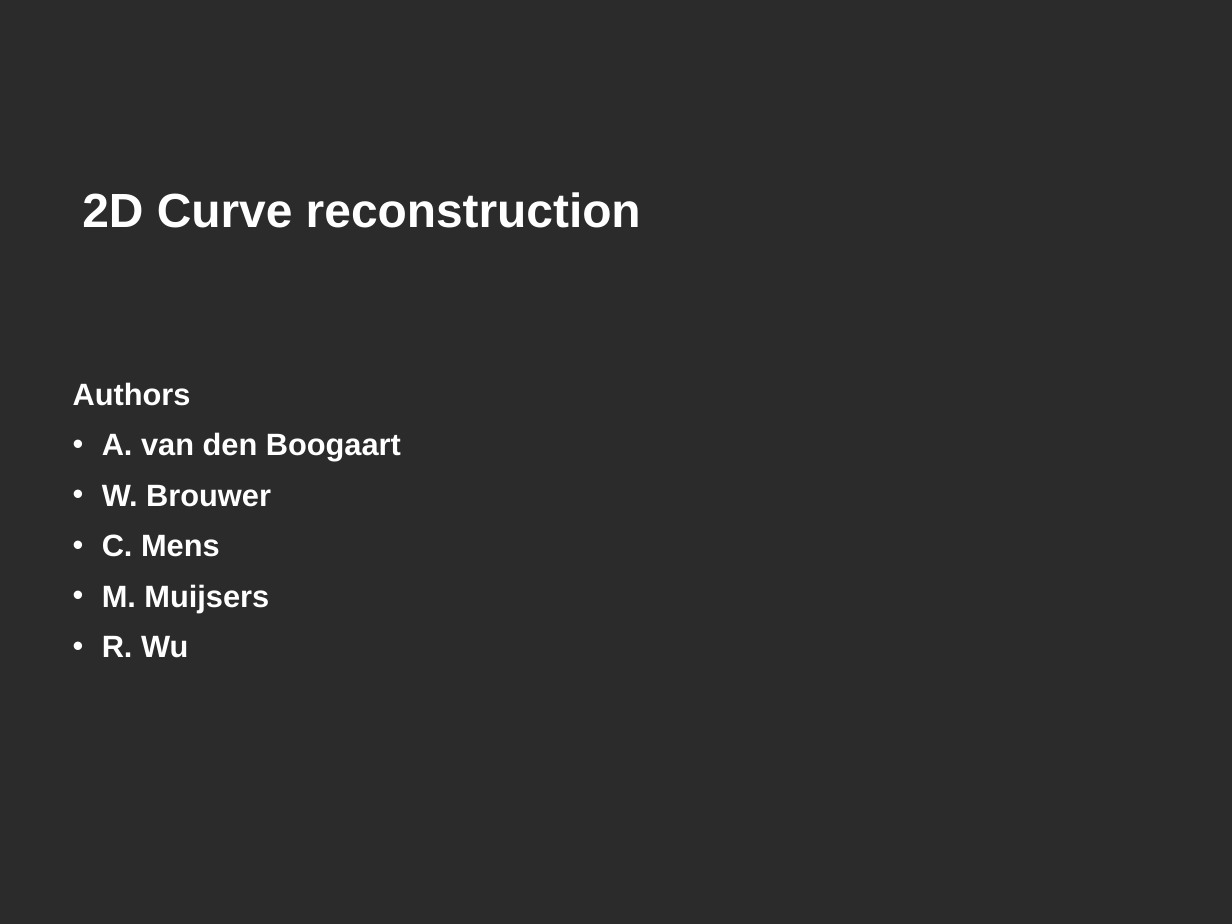
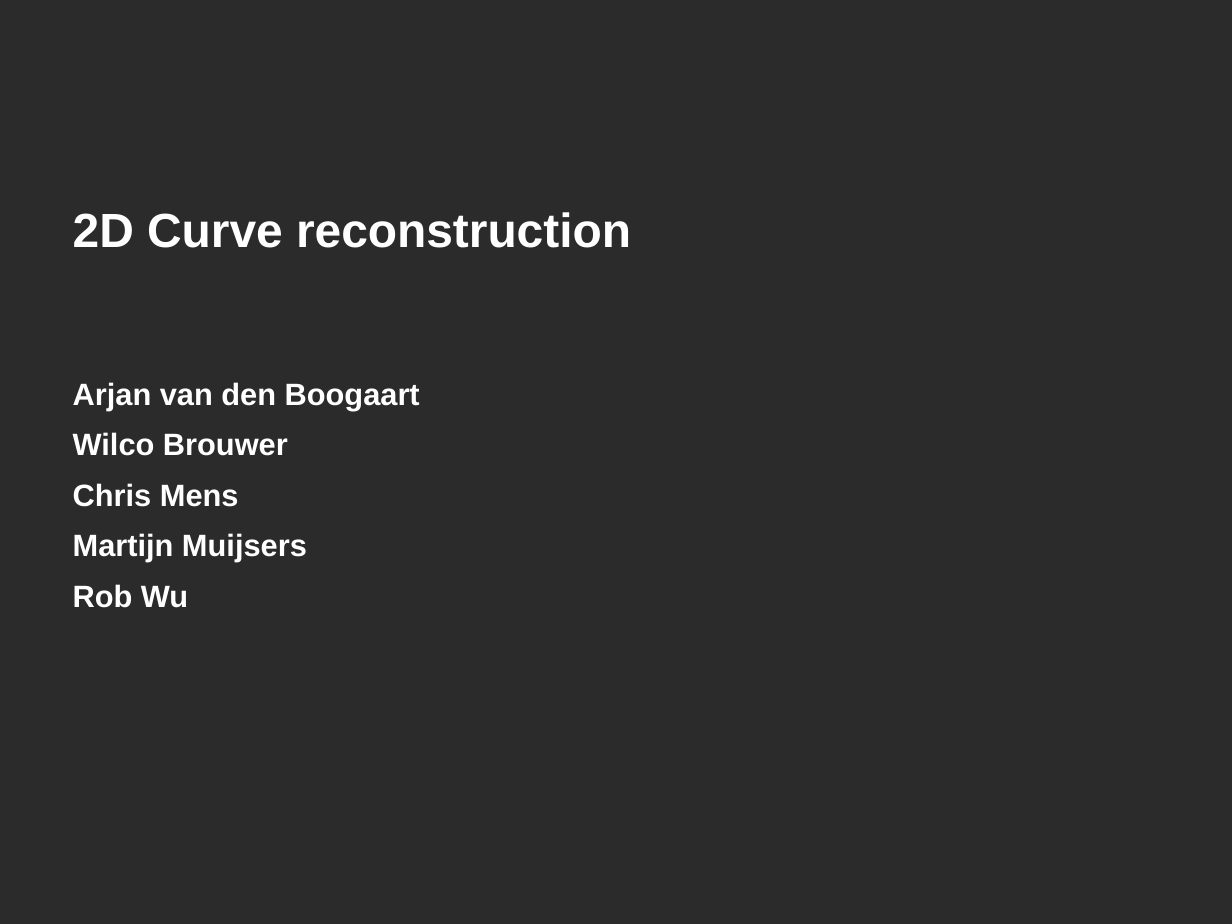
Before and after one commit to MartijnMuijsers/Algorithms, a slide deck: slide 1 of report/Final Presentation.ppt. Drawn at 1232x924 pixels with LibreOffice and Linux fonts; fonts in the diff are those of the drawing; background and template pictures are left out; a plain dark background stands for a picture behind light text. Boxes give left, top, right and bottom in pixels: in the first picture for what was removed or moved away, otherwise in the second. Text is boxed around its words. In the diff, an @@ line names an element or a change of style, - is before the commit and + after.

```diff
--- a/report/Final Presentation.ppt
+++ b/report/Final Presentation.ppt
@@ text "2D Curve reconstruction": place and size @@
-text "2D Curve reconstruction" at [82,192,641,228]
+text "2D Curve reconstruction" at [73,212,631,248]
@@ text at [73,382,420,608]: text changed @@
-Authors
-• A. van den Boogaart
-• W. Brouwer
-• C. Mens
-• M. Muijsers
-• R. Wu
+Arjan van den Boogaart
+Wilco Brouwer
+Chris Mens
+Martijn Muijsers
+Rob Wu
```
Also in this commit, not shown: 1 other slide changed, 6 slides added, 17 slides removed.
